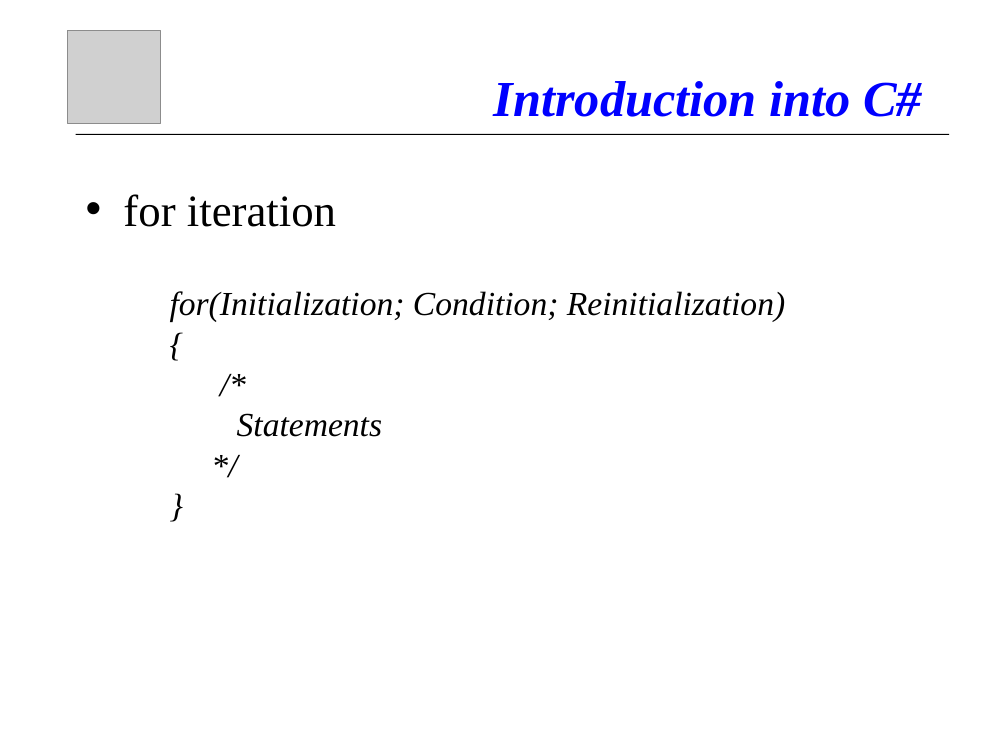
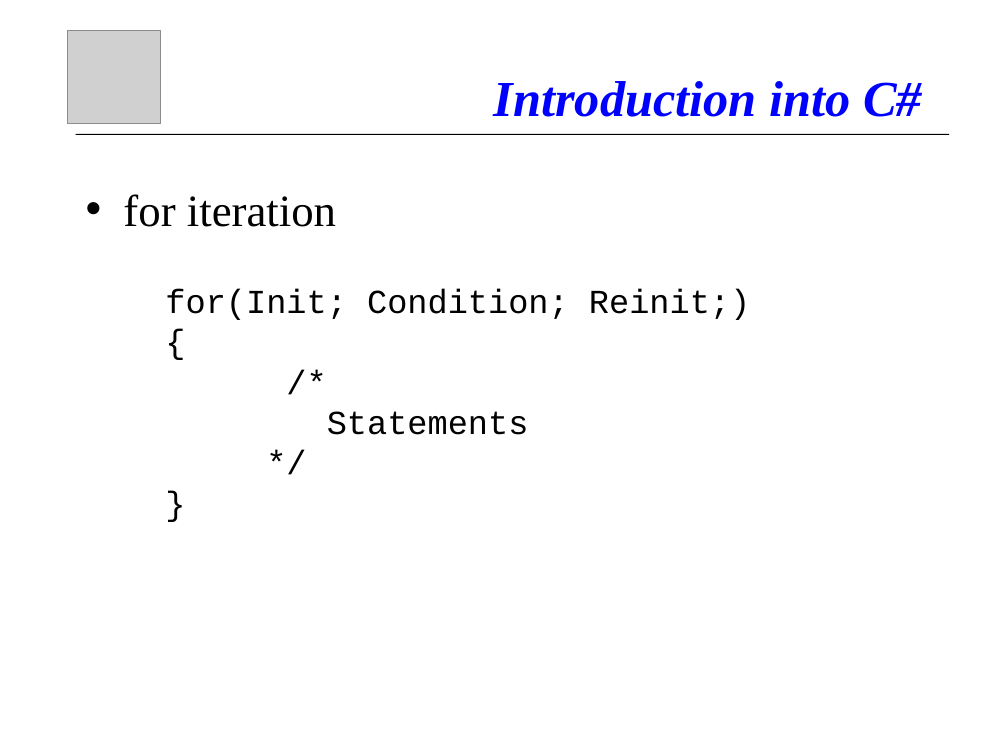
Before and after one commit to atillakati/fit_omicron_atilla, a slide deck: slide 20 of doc/C#_Kurs_en.ppt. Drawn at 1008x756 pixels with LibreOffice and Linux fonts; fonts in the diff are those of the drawing; grey boxes stand for pictures. Boxes give left, top, right and bottom in pixels: in the first picture for what was removed or moved away, otherwise in the second. Text is boxed around its words. In the diff, an @@ line names an element or a change of style, - is before the commit and + after.

```diff
--- a/doc/C#_Kurs_en.ppt
+++ b/doc/C#_Kurs_en.ppt
@@ text at [165, 289, 750, 320]: text changed; font Times New Roman to Courier New; italic off @@
-for(Initialization; Condition; Reinitialization)
+for(Init; Condition; Reinit;)
@@ text at [327, 411, 529, 435]: font Times New Roman to Courier New, italic off in "{", "/*", "Statements", "*/" and 1 more places @@
```
Also in this commit, not shown: 9 other slides changed, 3 slides added, 2 slides removed, 4 other files.
